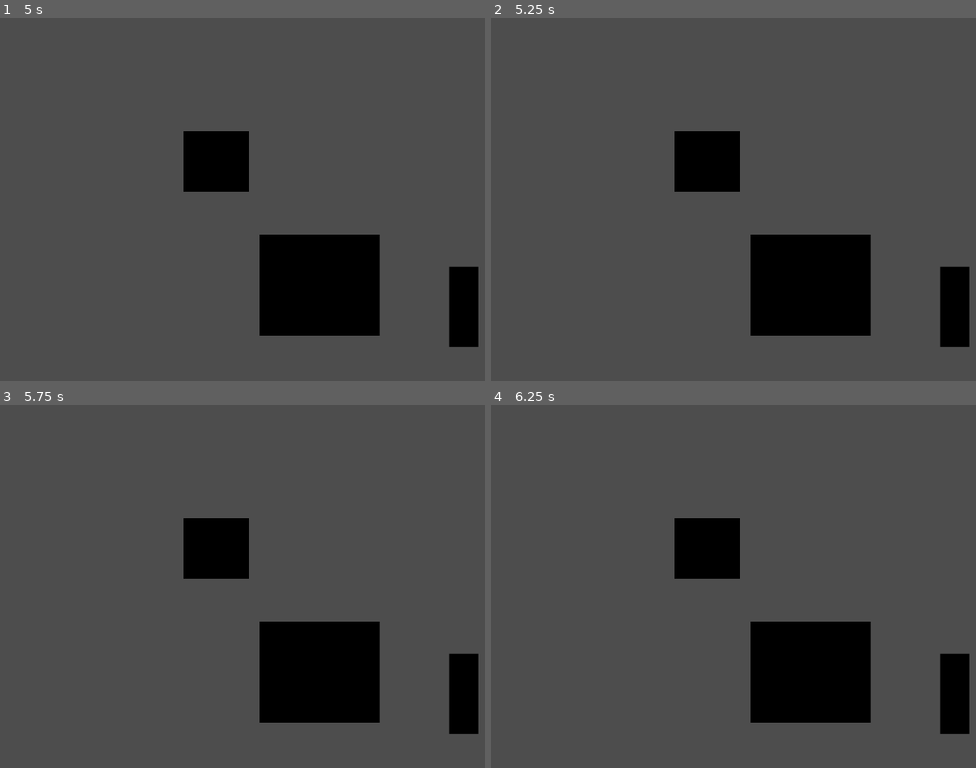
Above: before the commit, frames 1-4 (two rows, left to right).
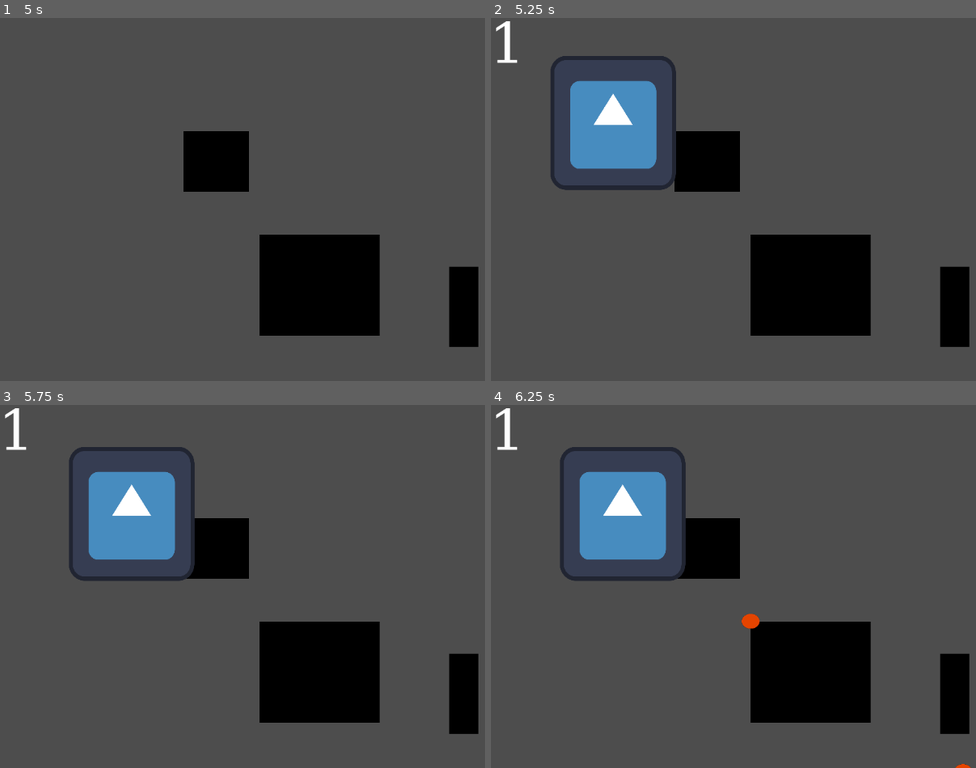
Above: after the commit, the same moments.

Repository: Nuxnuxx/gamejam-2024
Game: Godot game, scene res://main.tscn
Same seed, same stepped clock (60 frames per second), same inputs: the game is played once before the commit and once after it. The engine's default icon, where the game draws it, is replaced by a stand-in: a white triangle on a blue panel in a dark square.
Inputs:
- Up to frame 1 (5 s): tap Enter at 0.5, 2, 3.5 s; tap Space at 1.25, 2.75, 4.25 s
- Up to frame 2 (5.25 s): no input
- Up to frame 3 (5.75 s): no input
- Up to frame 4 (6.25 s): no input

Frame 1 is identical in both runs. In frame 2, 5.6% of the frame differs, in the area x 1-39%, y 0-48%; in frame 3, 5.9%; in frame 4, 6.1%, in the area x 1-99%, y 0-100%.

Commit message:
Correctif Wave timer

Diff:
--- a/Map/Spawner.gd
+++ b/Map/Spawner.gd
@@ -34,13 +34,10 @@
 
 func _process(delta):
 	var child_found = false
-	var spawn_points = self.get_children()
+	var spawn_points = get_children()
+
 	for spawn_point in spawn_points:
 		if len(spawn_point.get_children()):
 			child_found = true
 
-
-	if child_found:
-		wawe_is_running= true
-	else:
-		wawe_is_running = false
+	wawe_is_running = child_found
--- a/Map/TimeManager.gd
+++ b/Map/TimeManager.gd
@@ -4,12 +4,16 @@
 const WaweManager = preload("res://game_manager/wawe_manager.gd")
 
 var current_wawe = 0
+var generate_wave = false
 
 func _process(delta):
 	if spawner.wawe_is_running:
-		pass
-	else:
-		await get_tree().create_timer(30).timeout
+		print('wave running')
+	elif !generate_wave && !spawner.wawe_is_running:
+		generate_wave = true
+		await get_tree().create_timer(5).timeout
+
 		current_wawe += 1
+		generate_wave = false
 		var wawe = WaweManager.generate_wawe(current_wawe)
 		spawner.instance_entities_from_wawe(wawe)
--- a/game_manager/wawe_manager.gd
+++ b/game_manager/wawe_manager.gd
@@ -50,7 +50,6 @@
 
 static func generate_wawe(wawe: int)-> Dictionary:
 	var difficulty = get_wawe_difficulty(wawe)
-	print(difficulty)
 	var pool_spawnable_mob = get_spawnable_mob(difficulty)
 	var current_difficulty = difficulty
 	var pool_mob_spawn = {}
Not shown: 1 places in main.tscn that only renumber resources
